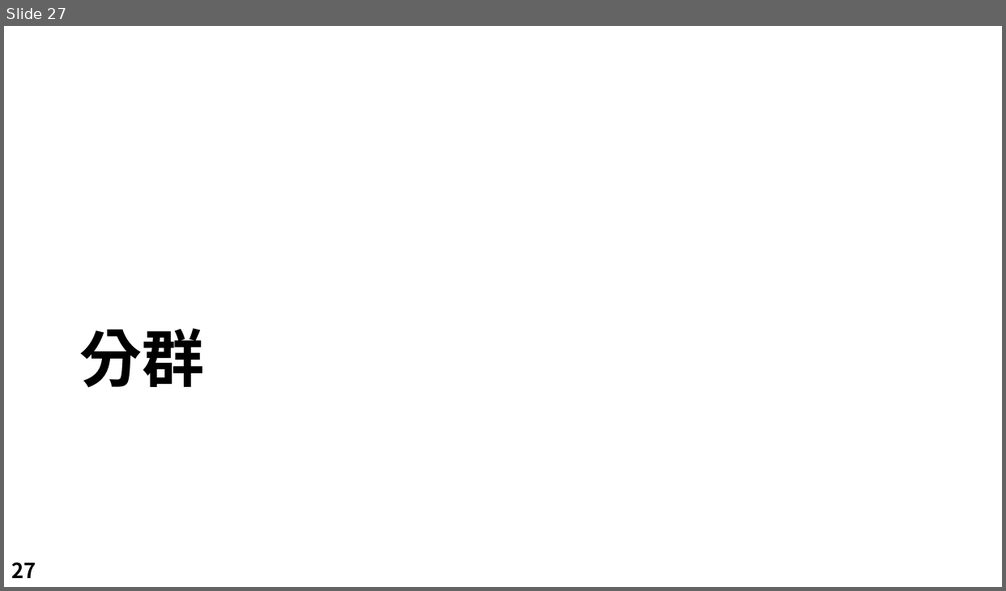
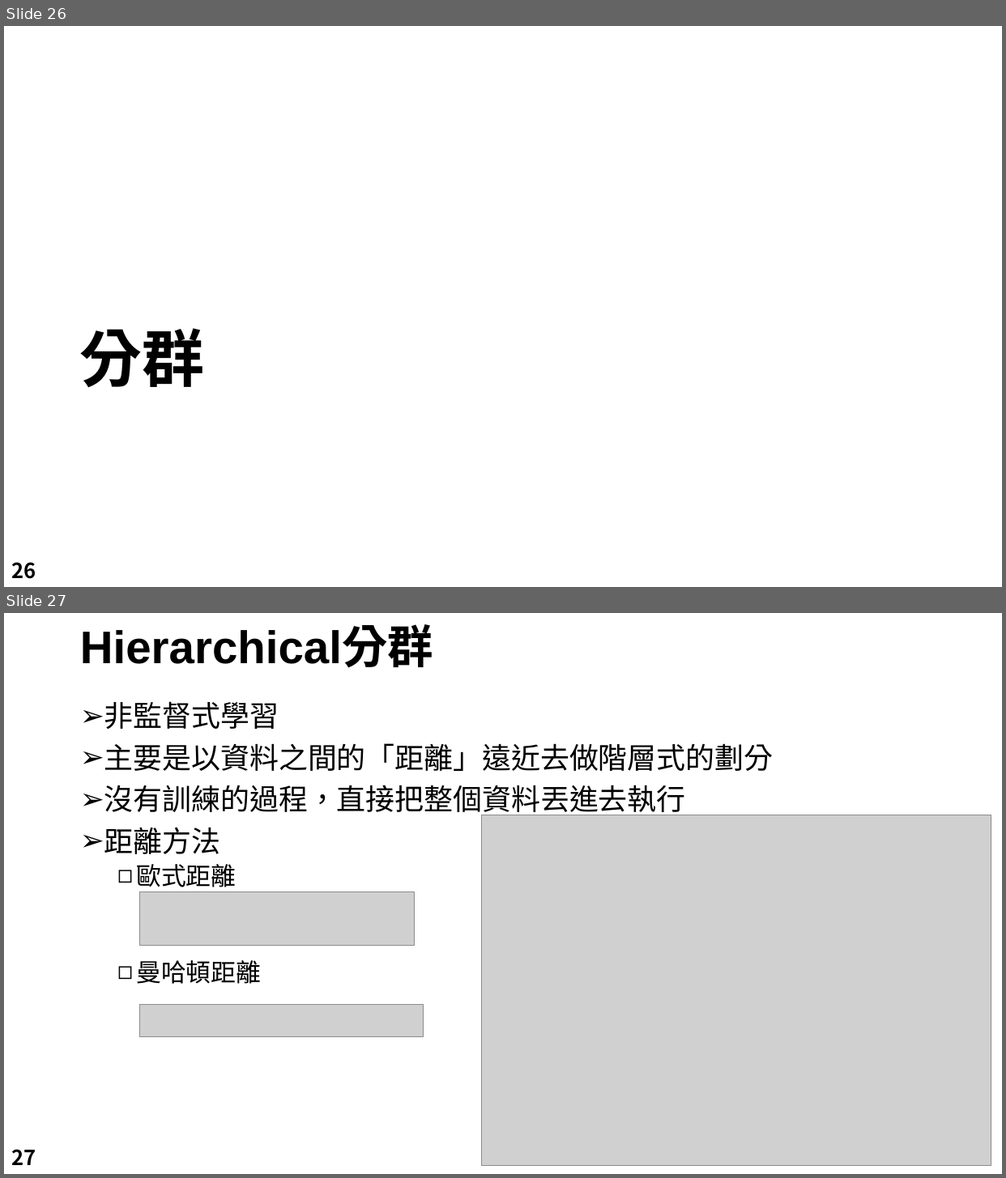
Before and after one commit to LeBronWilly/Basic_R_Language, a slide deck: R_Presentation.pptx. Shown one above the other, each under a label of ours: slide 27 before the commit, slides 26 and 27 after it. The pictures are 1006x591 and 1006x1178 pixels, drawn with LibreOffice and Linux fonts; fonts in the diff are those of the drawing; grey boxes stand for pictures; background and template pictures are left out. Boxes give left, top, right and bottom in pixels: in the first picture for what was removed or moved away, otherwise in the second. Text is boxed around its words. In the diff, an @@ line names an element or a change of style, - is before the commit and + after.

```diff
--- a/R_Presentation.pptx
+++ b/R_Presentation.pptx
@@ slide 27 added at [4,613,1002,1174], background #FFFFFF @@
@@ title added at [80,628,433,668], 44 pt, text #000000, bold @@
+Hierarchical分群
@@ text added at [104,701,773,984], 28 pt, text #000000 @@
+➢ 非監督式學習
+➢ 主要是以資料之間的「距離」遠近去做階層式的劃分
+➢ 沒有訓練的過程，直接把整個資料丟進去執行
+➢ 距離方法
+  ◻ 歐式距離
+  ◻ 曼哈頓距離
@@ picture added at [482,815,991,1166] @@
@@ picture added at [140,892,414,945] @@
@@ picture added at [140,1004,424,1037] @@
@@ page number added at [11,1149,36,1165], 20 pt, text #000000, bold @@
+27
@@ what was slide 27 is now slide 26 @@
@@ page number at [11,562,36,579]: text changed @@
-27
+26
```
Also in this commit, not shown: 9 slides changed, 2 slides removed, 9 other files.
